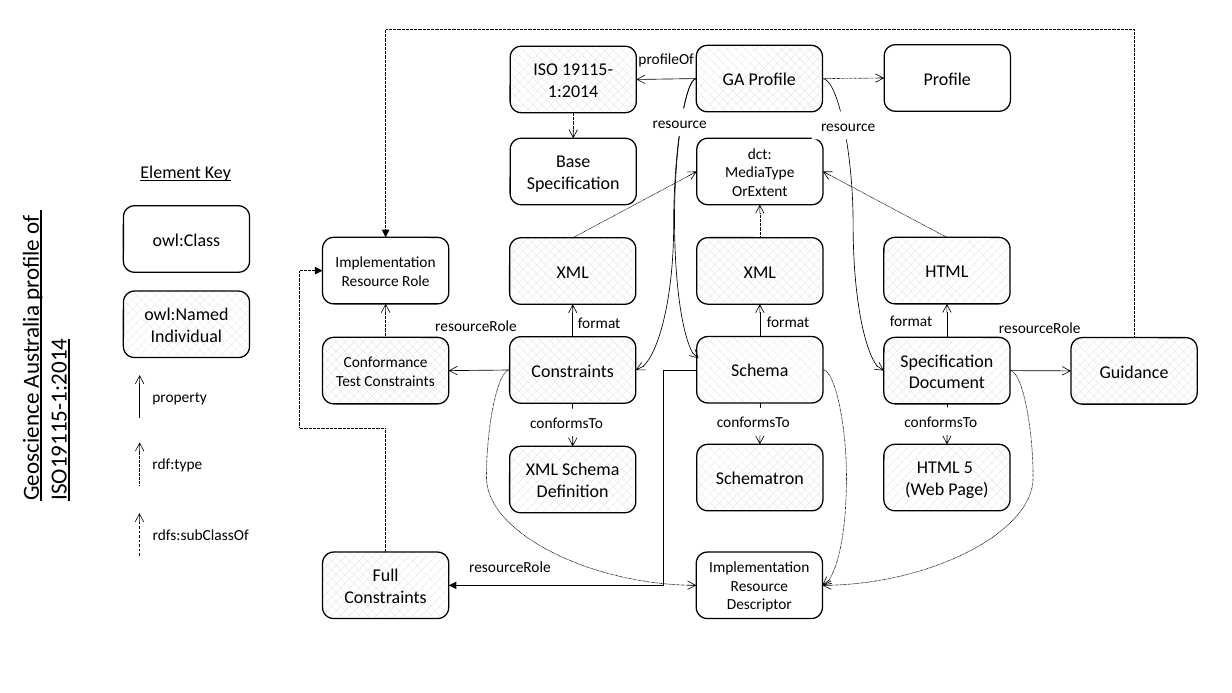
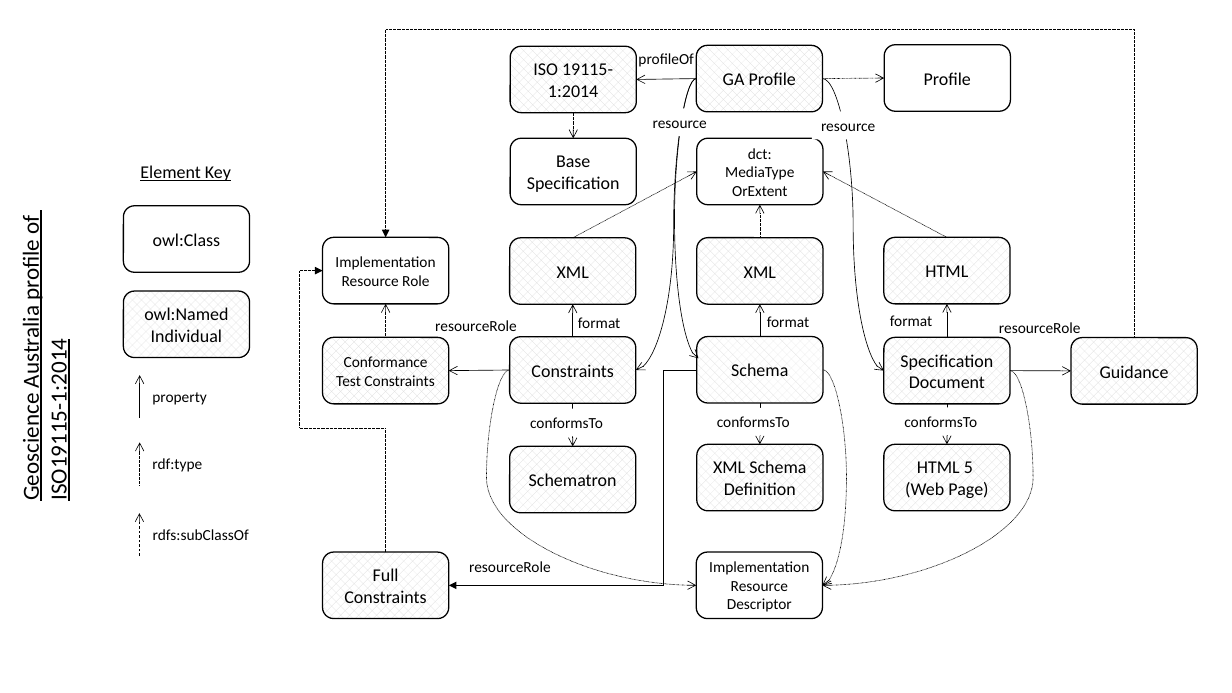
Before and after one commit to w3c/dxwg, a slide deck: slide 4 of profiledesc/profiledesc-diagrams.pptx. Drawn at 1232x693 pixels with LibreOffice and Linux fonts; fonts in the diff are those of the drawing. Boxes give left, top, right and bottom in pixels: in the first picture for what was removed or moved away, otherwise in the second. Text is boxed around its words. In the diff, an @@ line names an element or a change of style, - is before the commit and + after.

```diff
--- a/profiledesc/profiledesc-diagrams.pptx
+++ b/profiledesc/profiledesc-diagrams.pptx
@@ text in rounded rectangle at (x1=529, y1=473, x2=617, y2=487): text changed @@
-XML Schema Definition
+Schematron
@@ text in rounded rectangle at (x1=713, y1=460, x2=806, y2=495): text changed @@
-Schematron
+XML Schema Definition
```
Also in this commit, not shown: 1 other file.
